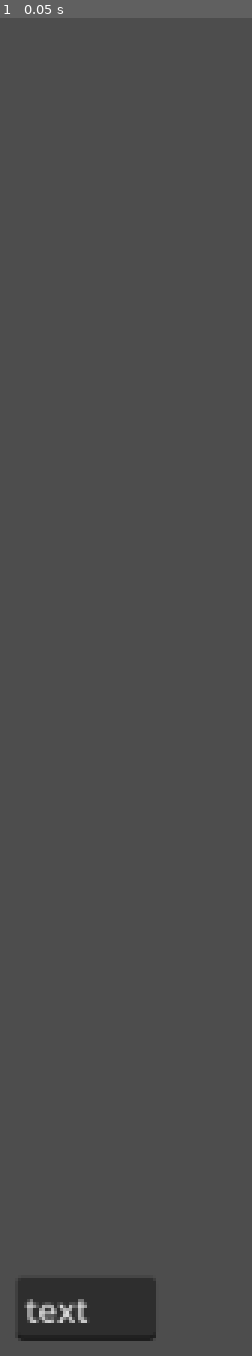
Above: before the commit, frame 1.
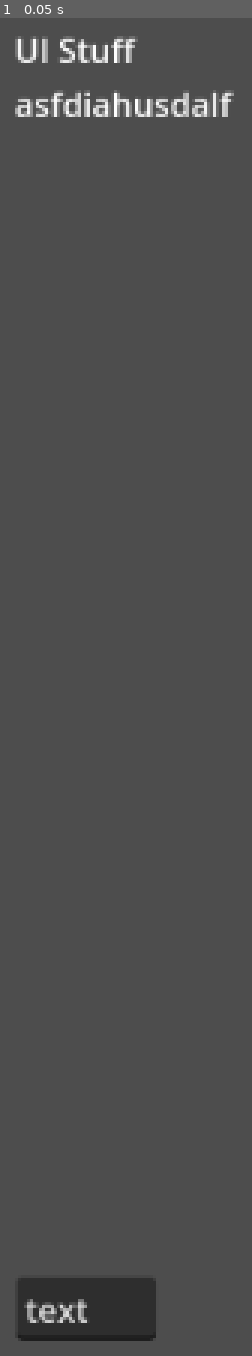
Above: after the commit, the same moment.

Repository: Northwood-Game-Development-Club/wizards-and-dragons
Game: Godot game, scene res://main scene.tscn
Same seed, same stepped clock (60 frames per second), same inputs: the game is played once before the commit and once after it.
Inputs:
- Up to frame 1 (0.05 s): no input

The runs differ from the first frame. In frame 1, 1.4% of the frame differs, in the area x 5-93%, y 1-8%.

Commit message:
Update main scene.tscn
test

Diff:
--- a/main scene.tscn
+++ b/main scene.tscn
@@ -11,8 +11,16 @@
 
 [node name="CanvasLayer" type="CanvasLayer" parent="."]
 
+[node name="Label" type="Label" parent="CanvasLayer"]
+offset_left = 7.0
+offset_top = 8.0
+offset_right = 112.0
+offset_bottom = 57.0
+text = "UI Stuff
+asfdiahusdalf"
+
 [node name="LineEdit" type="LineEdit" parent="CanvasLayer"]
-anchors_preset = -1
+anchors_preset = 2
 anchor_top = 1.0
 anchor_bottom = 1.0
 offset_left = 8.0
